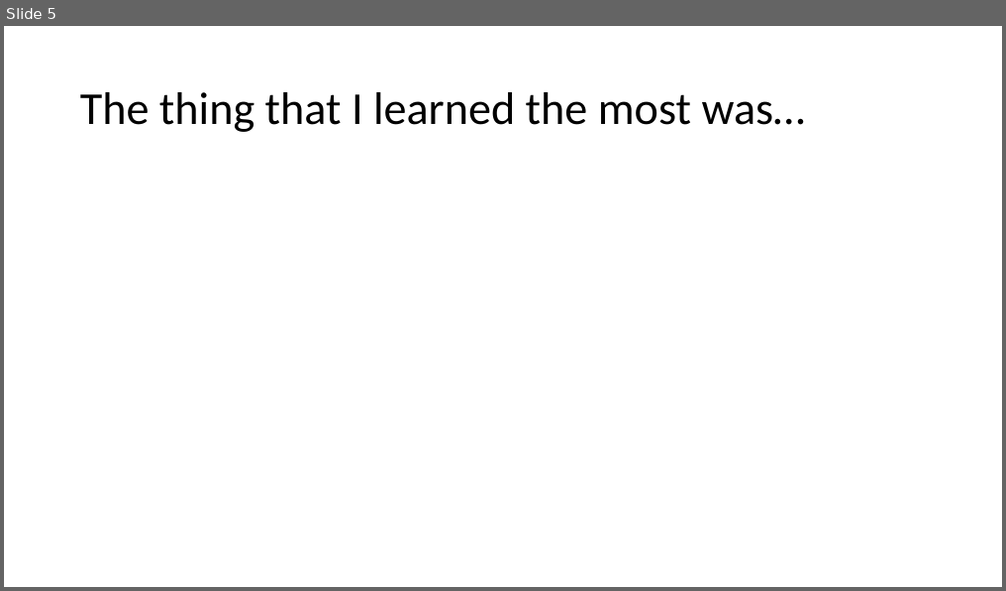
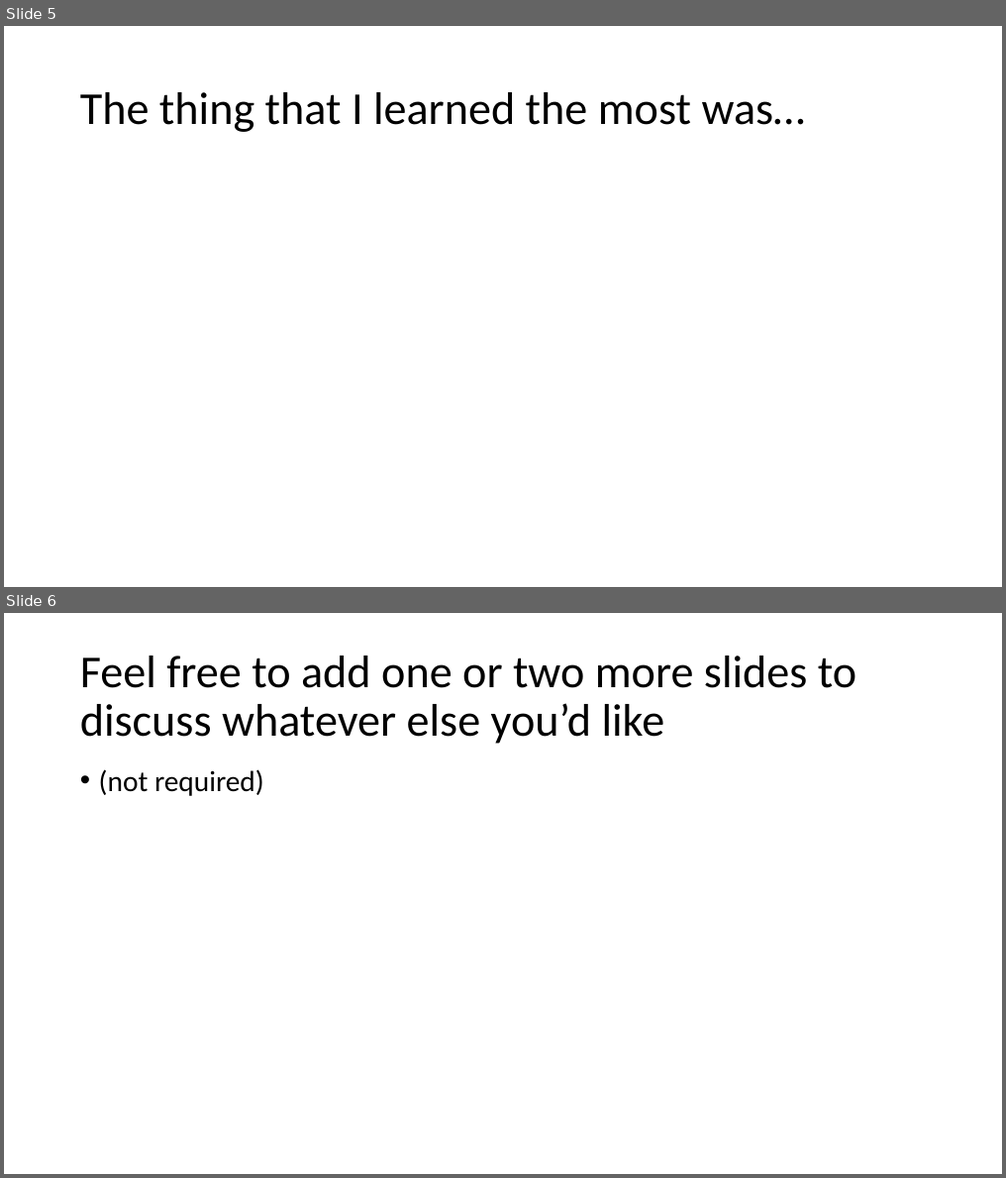
Before and after one commit to acarteas/2019-fall-cs211, a slide deck: course files/presentation slide deck.pptx. Shown one above the other, each under a label of ours: slide 5 before the commit, slides 5 and 6 after it. The pictures are 1006x591 and 1006x1178 pixels, drawn with LibreOffice and Linux fonts; fonts in the diff are those of the drawing. Boxes give left, top, right and bottom in pixels: in the first picture for what was removed or moved away, otherwise in the second. Text is boxed around its words. In the diff, an @@ line names an element or a change of style, - is before the commit and + after.

Commit message:
added final slide to deck.

```diff
--- a/course files/presentation slide deck.pptx
+++ b/course files/presentation slide deck.pptx
@@ slide 6 added at [4, 613, 1002, 1174], background #FFFFFF @@
@@ title added at [80, 656, 856, 744], 44 pt, text #000000 @@
+Feel free to add one or two more slides to discuss whatever else you’d like
@@ text added at [99, 769, 264, 796], 28 pt, text #000000 @@
+• (not required)
```
